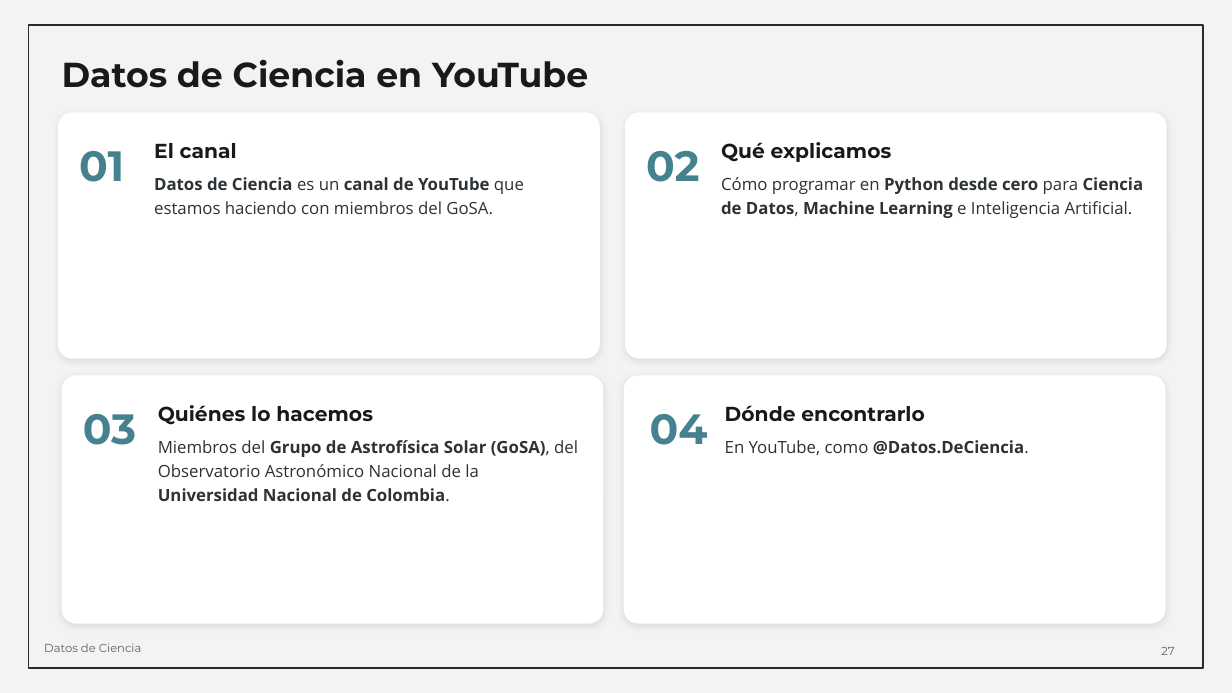
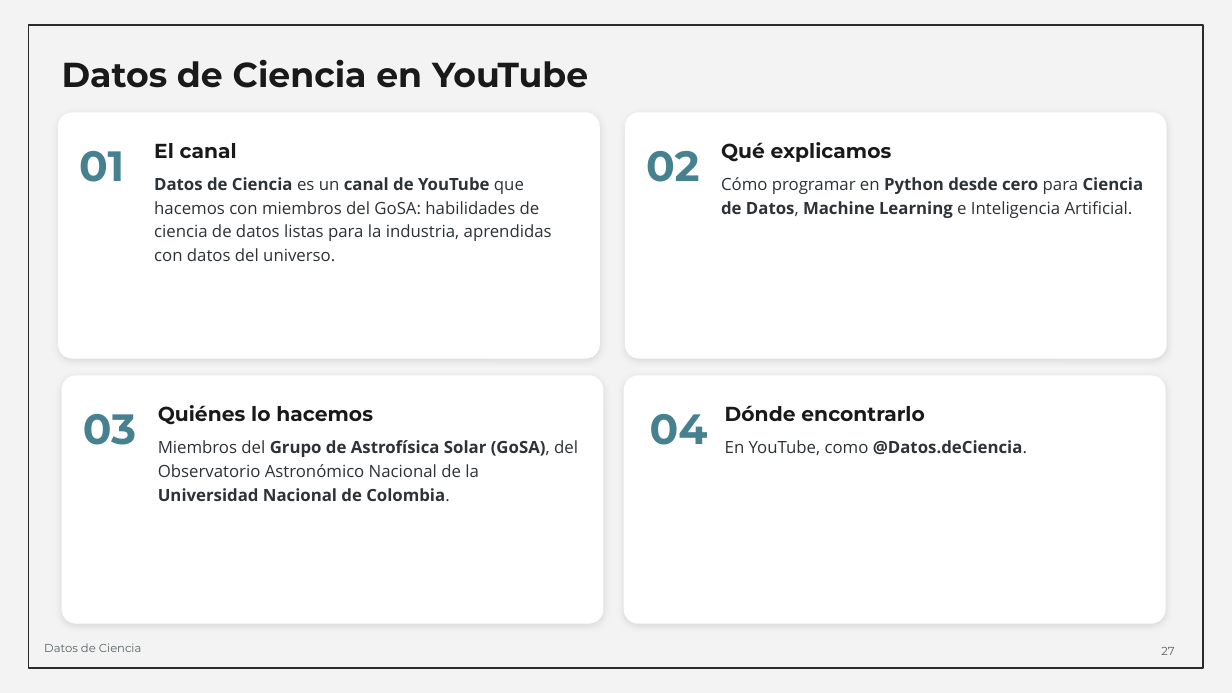
Before and after one commit to Group-of-Solar-Astrophysics/Escuela-Astrofisica-Solar-2026, a slide deck: slide 27 of 01_Material_por_expositor/Juan_Esteban_Agudelo_Ortiz/01_Presentacion/Copiloto_de_Fisica_Solar_Escuela_2026.odp. Drawn at 1232x693 pixels with LibreOffice and Linux fonts; fonts in the diff are those of the drawing. Boxes give left, top, right and bottom in pixels: in the first picture for what was removed or moved away, otherwise in the second. Text is boxed around its words. In the diff, an @@ line names an element or a change of style, - is before the commit and + after.

```diff
--- a/01_Material_por_expositor/Juan_Esteban_Agudelo_Ortiz/01_Presentacion/Copiloto_de_Fisica_Solar_Escuela_2026.odp
+++ b/01_Material_por_expositor/Juan_Esteban_Agudelo_Ortiz/01_Presentacion/Copiloto_de_Fisica_Solar_Escuela_2026.odp
@@ text at box(154, 177, 552, 261): text changed @@
-Datos de Ciencia es un canal de YouTube que estamos haciendo con miembros del GoSA.
+Datos de Ciencia es un canal de YouTube que hacemos con miembros del GoSA: habilidades de ciencia de datos listas para la industria, aprendidas con datos del universo.
@@ text at box(725, 440, 1027, 455): text changed @@
-En YouTube, como @Datos.DeCiencia.
+En YouTube, como @Datos.deCiencia.
```
Also in this commit, not shown: 1 other slide changed, 1 slide added, 2 other files.
